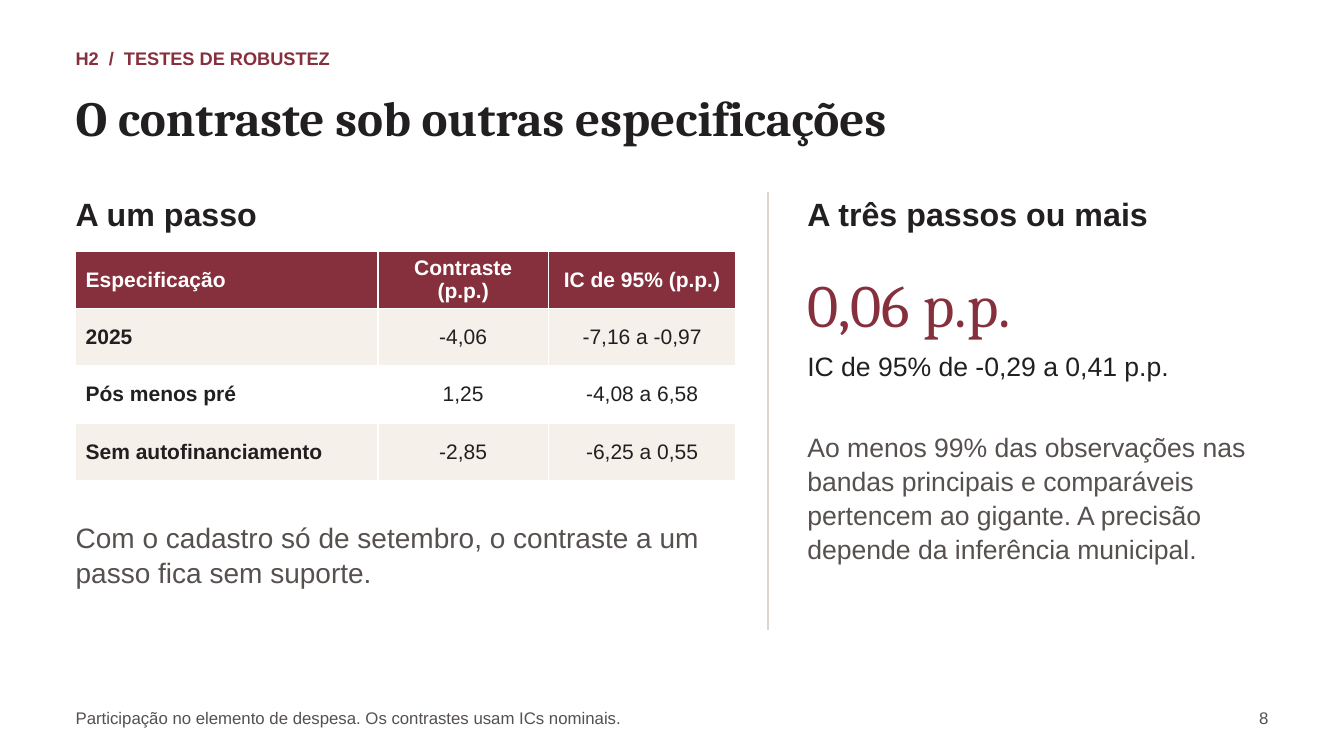
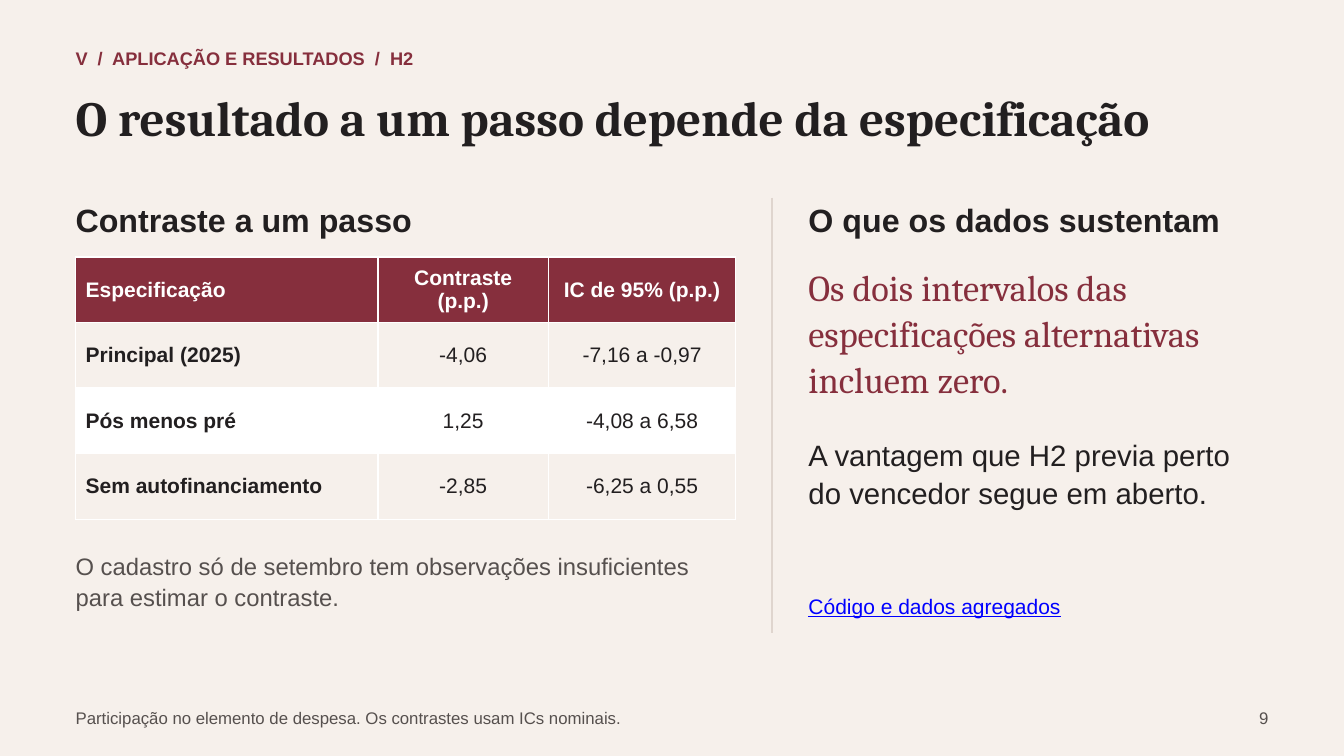
Before and after one commit to rafaelt0/redes-empresariais-alternancia-politica, a slide deck: slide 9 of output/deck.pptx (slide 8 before the commit). Drawn at 1344x756 pixels with LibreOffice and Linux fonts; fonts in the diff are those of the drawing. Boxes give left, top, right and bottom in pixels: in the first picture for what was removed or moved away, otherwise in the second. Text is boxed around its words. In the diff, an @@ line names an element or a change of style, - is before the commit and + after.

```diff
--- a/output/deck.pptx
+++ b/output/deck.pptx
@@ background #FFFFFF to #F6F0EB @@
@@ text at (x1=76, y1=51, x2=413, y2=69): text changed @@
-H2 / TESTES DE ROBUSTEZ
+V / APLICAÇÃO E RESULTADOS / H2
@@ text at (x1=76, y1=101, x2=1149, y2=147): text changed @@
-O contraste sob outras especificações
+O resultado a um passo depende da especificação
@@ text at (x1=76, y1=209, x2=412, y2=238): text changed @@
-A um passo
+Contraste a um passo
@@ line moved from (768, 192) - (768, 630) to (772, 198) - (772, 633) @@
@@ text at (x1=808, y1=208, x2=1220, y2=238): text changed @@
-A três passos ou mais
+O que os dados sustentam
@@ table at (x1=76, y1=257, x2=736, y2=519) @@
-row 2, column 1: 2025
+row 2, column 1: Principal (2025)
@@ table resized from (x1=76, y1=251, x2=736, y2=481) to (x1=76, y1=257, x2=736, y2=519) @@
@@ text at (x1=808, y1=275, x2=1199, y2=394): text changed; size 43 to 26 pt @@
-0,06 p.p.
+Os dois intervalos das especificações alternativas incluem zero.
@@ text at (x1=808, y1=444, x2=1230, y2=510): text changed; size 19 to 21 pt @@
-IC de 95% de -0,29 a 0,41 p.p.
+A vantagem que H2 previa perto do vencedor segue em aberto.
@@ text at (x1=76, y1=557, x2=689, y2=611): text changed; size 20 to 17 pt @@
-Com o cadastro só de setembro, o contraste a um passo fica sem suporte.
+O cadastro só de setembro tem observações insuficientes para estimar o contraste.
@@ text at (x1=808, y1=598, x2=1060, y2=618): text changed; size 19 to 15 pt; text colour #56504E to #0000FF @@
-Ao menos 99% das observações nas bandas principais e comparáveis pertencem ao gigante. A precisão depende da inferência municipal.
+Código e dados agregados
@@ text at (x1=1259, y1=712, x2=1268, y2=724): text changed @@
-8
+9
```
Also in this commit, not shown: 2 other slides changed, 6 slides added, 9 slides removed, 12 other files.
